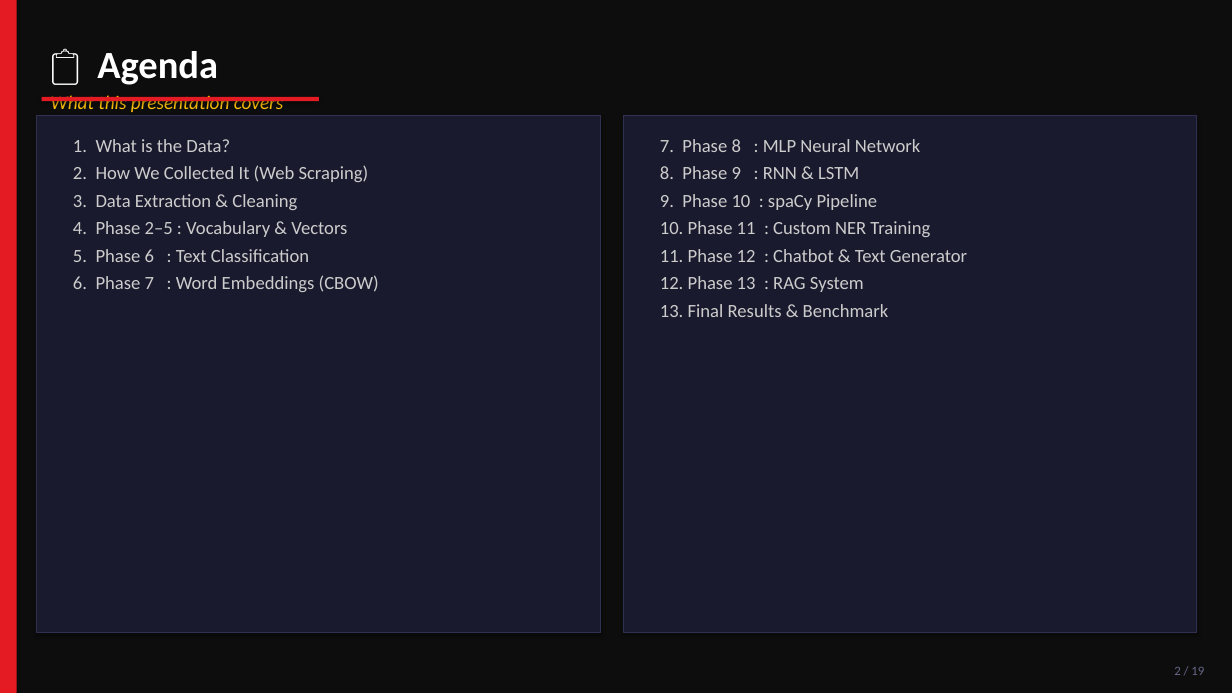
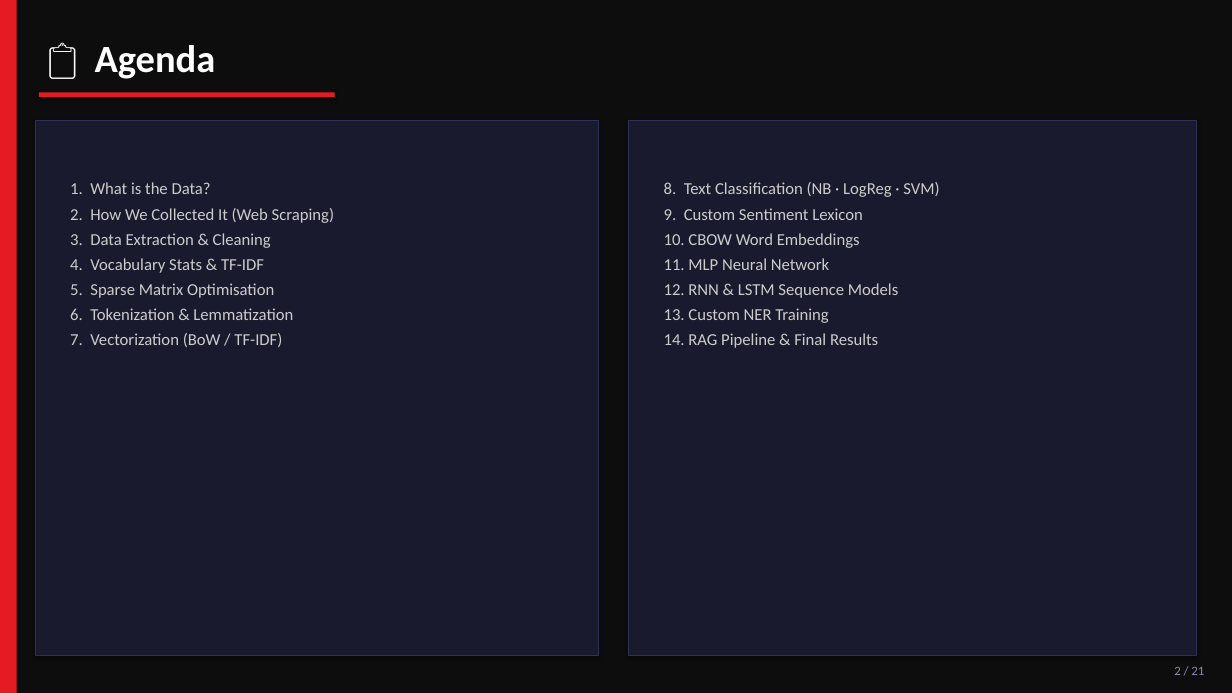
Before and after one commit to iamshashwatsingh/f1-nlp-analyzer, a slide deck: slide 2 of f1_nlp_presentation.pptx. Drawn at 1232x693 pixels with LibreOffice and Linux fonts; fonts in the diff are those of the drawing. Boxes give left, top, right and bottom in pixels: in the first picture for what was removed or moved away, otherwise in the second. Text is boxed around its words. In the diff, an @@ line names an element or a change of style, - is before the commit and + after.

Commit message:
ppt: clean no-code slides (21) + private code reference guide for study

```diff
--- a/f1_nlp_presentation.pptx
+++ b/f1_nlp_presentation.pptx
@@ text "📋 Agenda": place and size @@
-text "📋 Agenda" at box(97, 51, 218, 85)
+text "📋 Agenda" at box(95, 45, 216, 79)
@@ rectangle: place and size @@
-rectangle at box(42, 97, 319, 101)
+rectangle at box(39, 92, 335, 97)
@@ text removed at box(51, 95, 283, 112) @@
-What this presentation covers
@@ rectangle at box(35, 120, 599, 656): outline #303050 0.8 pt to #303055 0.8 pt @@
@@ rectangle: place and size @@
-rectangle at box(37, 116, 601, 633)
+rectangle at box(35, 120, 599, 656)
@@ rectangle: place and size @@
-rectangle at box(624, 116, 1197, 633)
+rectangle at box(628, 120, 1197, 656)
@@ rectangle at box(628, 120, 1197, 656): outline #303050 0.8 pt to #303055 0.8 pt @@
@@ text "1. What is the Data?": place and size @@
-text "1. What is the Data?" at box(73, 139, 379, 292)
+text "1. What is the Data?" at box(70, 182, 334, 347)
@@ text at box(70, 182, 334, 248): size 14.5 to 13 pt in "1. What is the Data?", "2. How We Collected It (Web Scraping)", "3. Data Extraction & Cleaning" @@
@@ text at box(664, 182, 939, 348): text changed; size 14.5 to 13 pt @@
-7. Phase 8 : MLP Neural Network
-8. Phase 9 : RNN & LSTM
-9. Phase 10 : spaCy Pipeline
-10. Phase 11 : Custom NER Training
-11. Phase 12 : Chatbot & Text Generator
-12. Phase 13 : RAG System
-13. Final Results & Benchmark
+8. Text Classification (NB · LogReg · SVM)
+9. Custom Sentiment Lexicon
+10. CBOW Word Embeddings
+11. MLP Neural Network
+12. RNN & LSTM Sequence Models
+13. Custom NER Training
+14. RAG Pipeline & Final Results
@@ text at box(70, 258, 293, 347): text changed; size 14.5 to 13 pt @@
-4. Phase 2–5 : Vocabulary & Vectors
-5. Phase 6 : Text Classification
-6. Phase 7 : Word Embeddings (CBOW)
+4. Vocabulary Stats & TF-IDF
+5. Sparse Matrix Optimisation
+6. Tokenization & Lemmatization
+7. Vectorization (BoW / TF-IDF)
@@ text at box(1174, 666, 1204, 675): text changed; text colour #666688 to #8888AA @@
-2 / 19
+2 / 21
```
Also in this commit, not shown: 7 other slides changed, 13 slides added, 11 slides removed, 1 other file.
